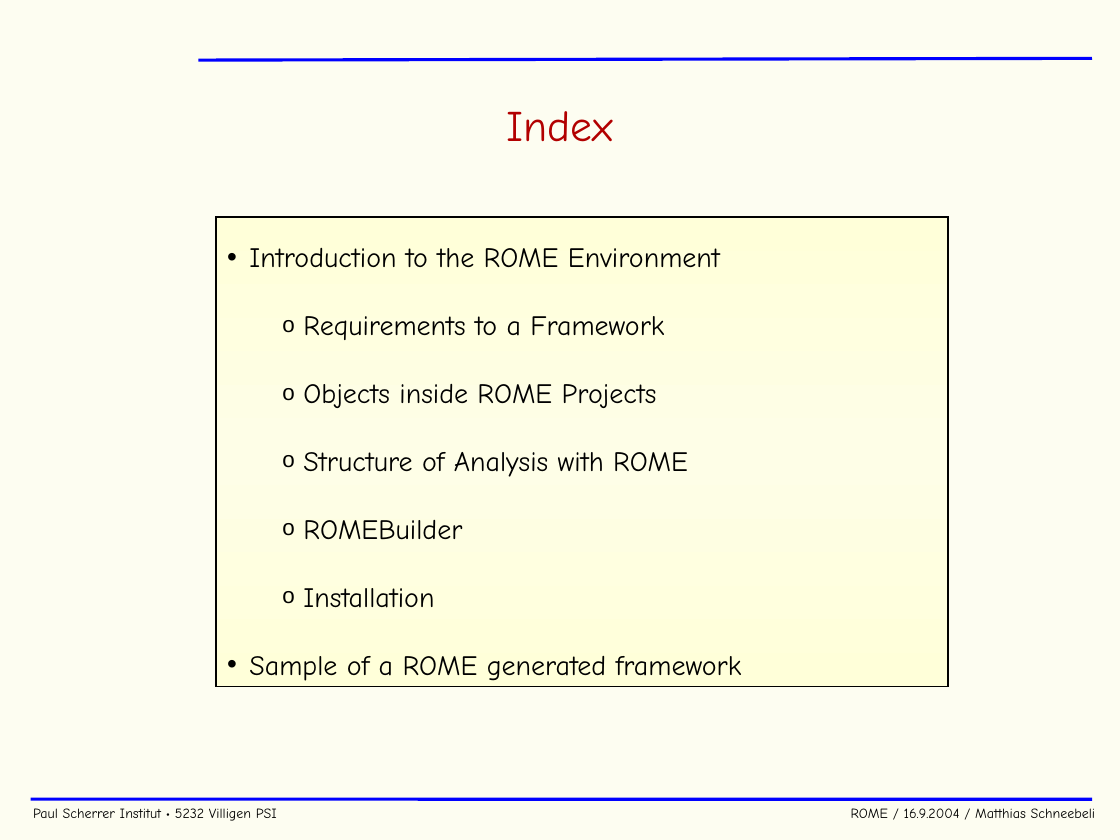
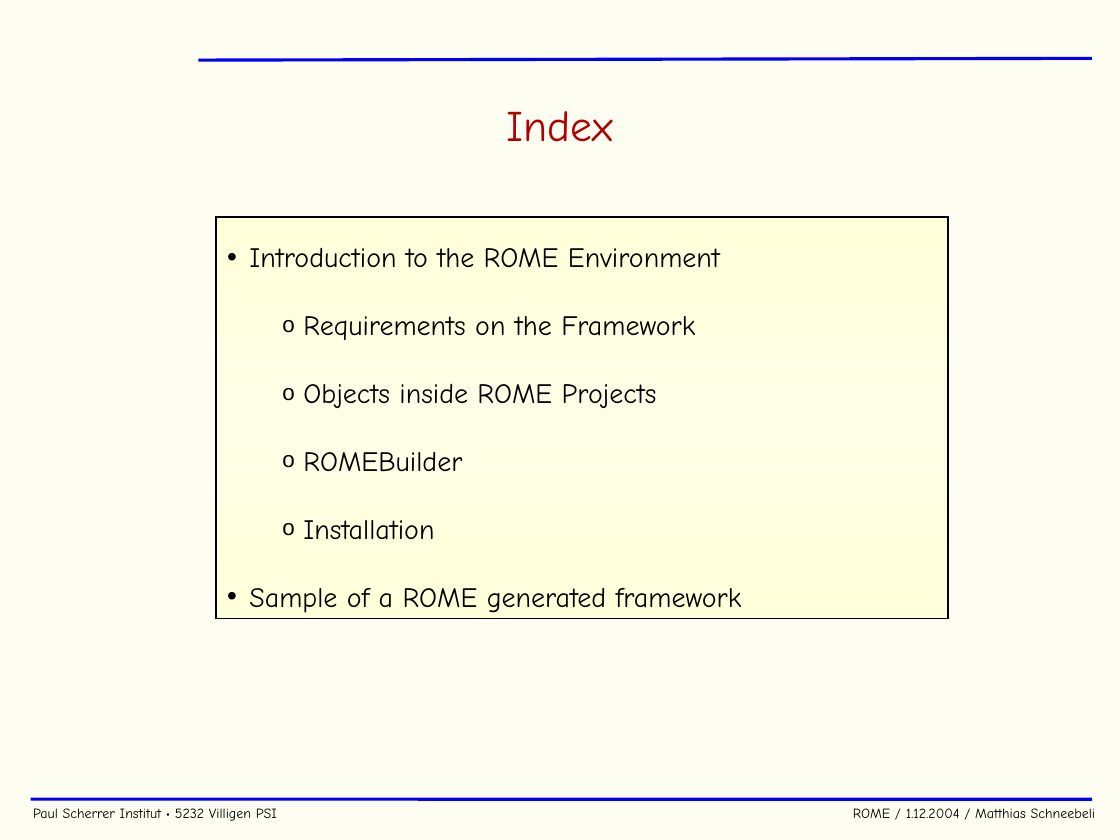
Before and after one commit to cjpl/rome, a slide deck: slide 3 of documentation/ROME.ppt. Drawn at 1120x840 pixels with LibreOffice and Linux fonts; fonts in the diff are those of the drawing; background and template pictures are left out. Boxes give left, top, right and bottom in pixels: in the first picture for what was removed or moved away, otherwise in the second. Text is boxed around its words. In the diff, an @@ line names an element or a change of style, - is before the commit and + after.

```diff
--- a/documentation/ROME.ppt
+++ b/documentation/ROME.ppt
@@ rectangle "Introduction to the ROME Environment": place and size @@
-rectangle "Introduction to the ROME Environment" at (216,217,949,687)
+rectangle "Introduction to the ROME Environment" at (216,217,949,618)
@@ text in rectangle at (303,316,695,340): text changed @@
-  o Requirements to a Framework
+  o Requirements on the Framework
@@ text in rectangle at (303,452,688,477): paragraph removed @@
-  o Structure of Analysis with ROME
@@ text at (33,808,1096,821): text changed @@
-Paul Scherrer Institut • 5232 Villigen PSI ROME / 16.9.2004 / Matthias Schneebeli
+Paul Scherrer Institut • 5232 Villigen PSI ROME / 1.12.2004 / Matthias Schneebeli
```
Also in this commit, not shown: 40 other slides changed, 1 slide added, 1 slide removed.
